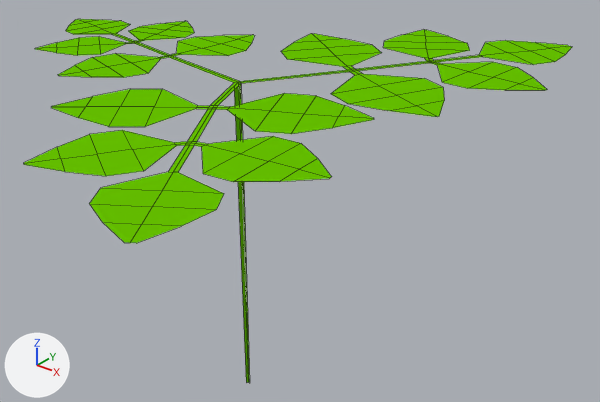
One commit to the Blender file content/farm/models/potato_low_00.blend: the scene before it, then after it.
Camera for both pictures: a 50 mm lens placed at (0.829, -0.887, 0.949), pointed at (0.017, 0.128, 0.32). The lights are fixed; the arrows at lower left show +X, +Y and +Z. Mesh edges are drawn as thin lines.
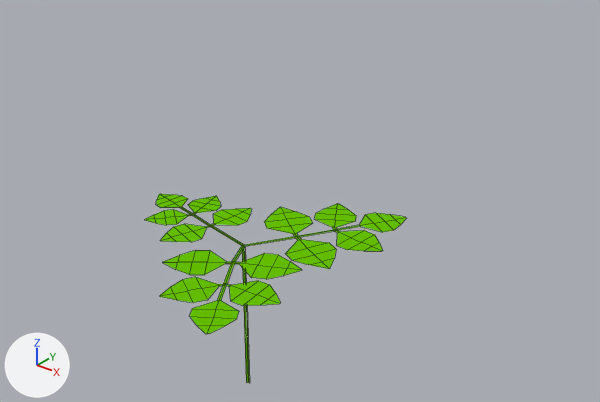
Where the change shows, as pixel boxes (x1, y1, x2, y2) in the pictures (600 x 402 px):
'Plane.003', reshaped (52% narrower, 48% shorter): before (24, 19, 572, 383); after (145, 194, 407, 383)

What the commit changed:
me_plane_003 has 287 vertices, 189 faces and spans x -0.514..0.378, y -0.441..0.513, z 0.0..0.562.
me_plane_003 is used by ob_plane_003; location (0.0, 0.0, 0.0).
me_plane_003 part 1: all 283 vertices in x -0.514..0.378, y -0.441..0.513, z 0.562 are scaled about their middle by (0.5, 0.5, 1), then moved by (0.034, -0.018, -0.281).
